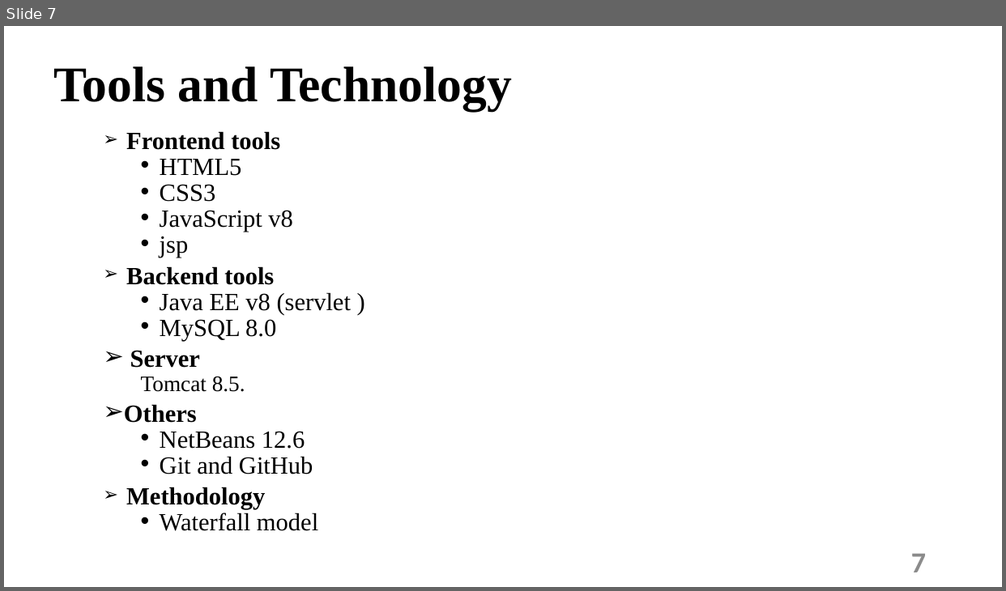
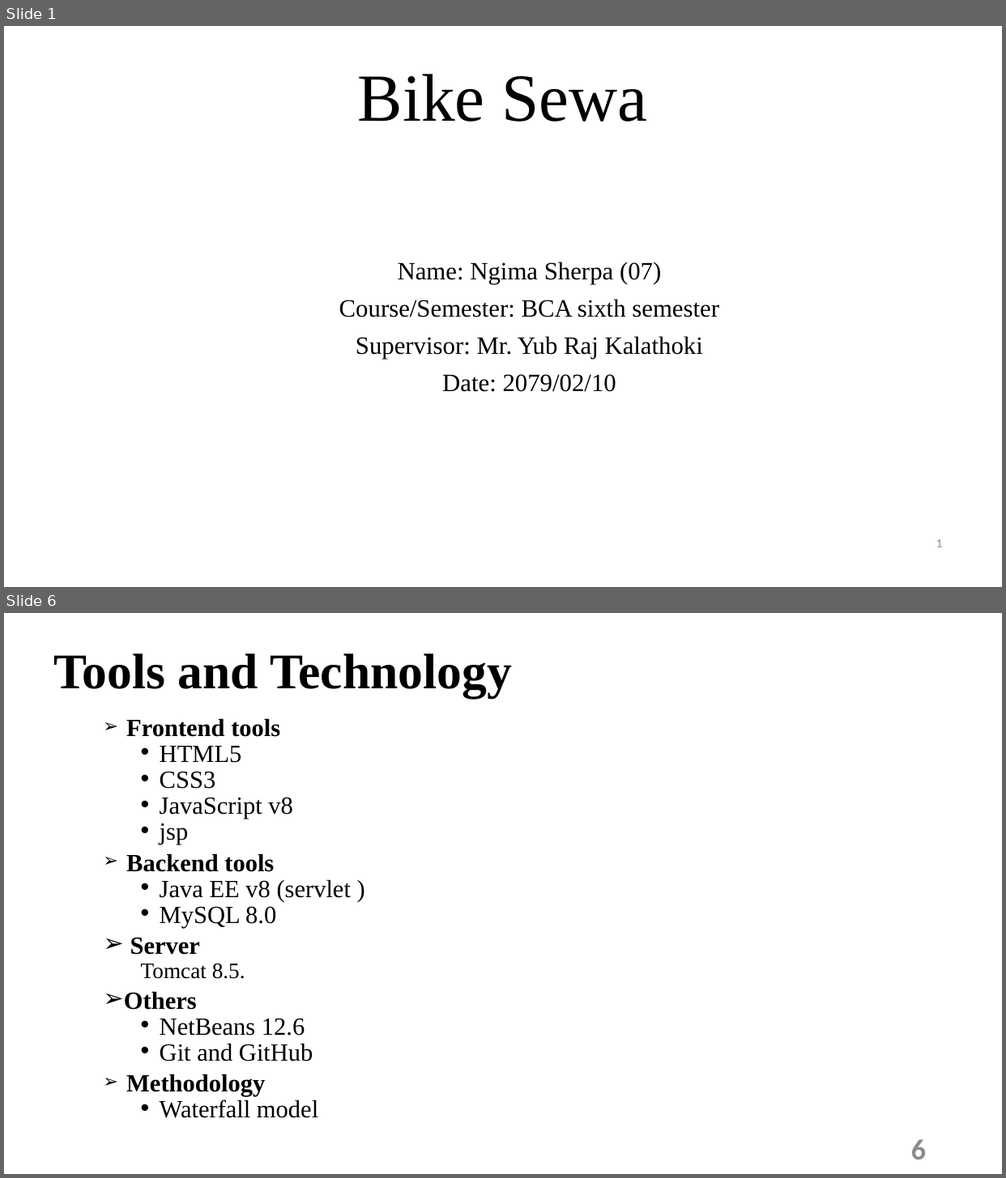
Before and after one commit to ngima29/projectdoc, a slide deck: documents/project doc/Mid defence(Bike Sewa).pptx. Shown one above the other, each under a label of ours: slide 7 before the commit, slides 1 and 6 after it; the slides between them are not shown. The pictures are 1006x591 and 1006x1178 pixels, drawn with LibreOffice and Linux fonts; fonts in the diff are those of the drawing. Boxes give left, top, right and bottom in pixels: in the first picture for what was removed or moved away, otherwise in the second. Text is boxed around its words. In the diff, an @@ line names an element or a change of style, - is before the commit and + after.

```diff
--- a/documents/project doc/Mid defence(Bike Sewa).pptx
+++ b/documents/project doc/Mid defence(Bike Sewa).pptx
@@ slide 1 added at [4, 26, 1002, 587], background #FFFFFF @@
@@ title added at [358, 74, 648, 122], 64.8 pt, text #000000 @@
+Bike Sewa
@@ subtitle added at [339, 262, 719, 392], 24 pt, text #000000 @@
+Name: Ngima Sherpa (07)
+Course/Semester: BCA sixth semester
+Supervisor: Mr. Yub Raj Kalathoki
+Date: 2079/02/10
@@ page number added at [936, 540, 943, 548], 12 pt, text #8C8C8C @@
+1
@@ what was slide 7 is now slide 6 @@
@@ page number at [911, 1139, 926, 1160]: text changed @@
-7
+6
```
Also in this commit, not shown: 4 slides changed, 1 other slide added, 1 slide removed, 11 other files.
